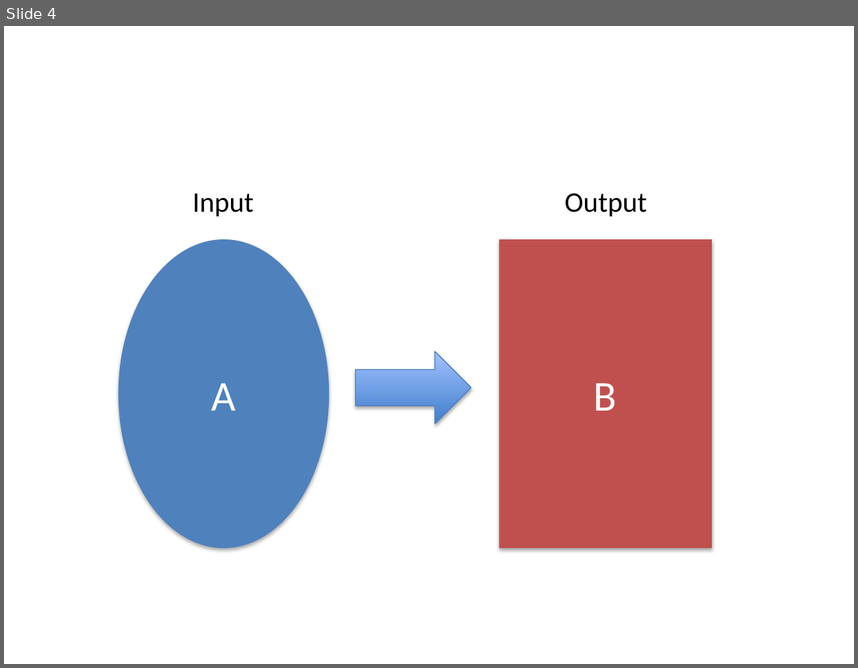
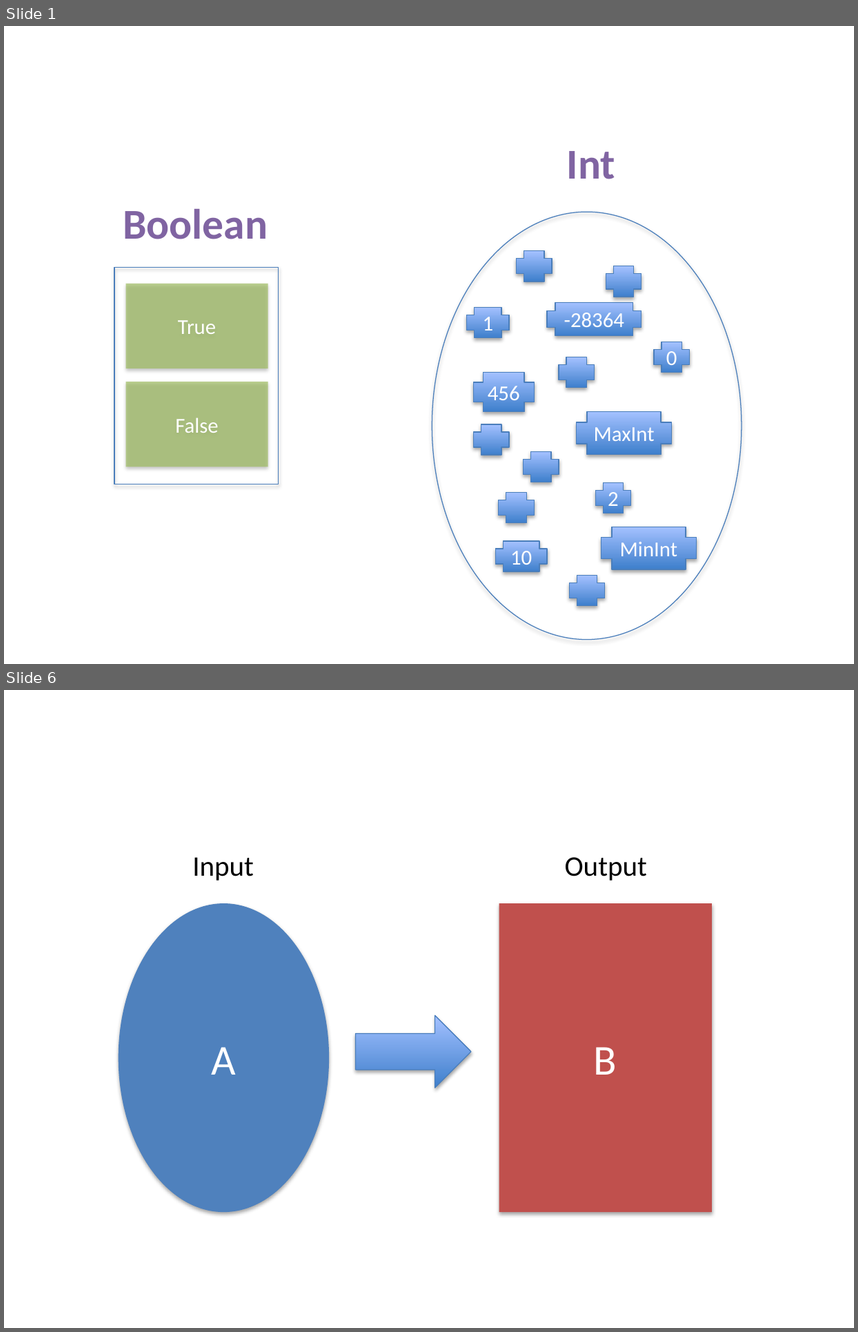
Before and after one commit to fp-tower/foundations, a slide deck: Diagrams.pptx. Shown one above the other, each under a label of ours: slide 4 before the commit, slides 1 and 6 after it; the slides between them are not shown. The pictures are 858x668 and 858x1332 pixels, drawn with LibreOffice and Linux fonts; fonts in the diff are those of the drawing. Boxes give left, top, right and bottom in pixels: in the first picture for what was removed or moved away, otherwise in the second. Text is boxed around its words. In the diff, an @@ line names an element or a change of style, - is before the commit and + after.

```diff
--- a/Diagrams.pptx
+++ b/Diagrams.pptx
@@ slide 1 added at [4,26,854,664], background #FFFFFF @@
@@ text added at [567,151,615,179], 36 pt, text #8064A2, bold @@
+Int
@@ text added at [123,209,268,239], 36 pt, text #8064A2, bold @@
+Boolean
@@ ellipse added at [432,212,742,640], outline #4B7EBC 0.75 pt @@
@@ plus added at [517,250,553,281], fill gradient #3F80CE to #A4C4FF, outline #4B7EBC 0.75 pt @@
@@ rectangle added at [114,267,279,484], outline #4B7EBC 0.75 pt @@
@@ plus added at [606,265,642,296], fill gradient #3F80CE to #A4C4FF, outline #4B7EBC 0.75 pt @@
@@ rectangle added at [125,283,268,368], fill #9BBB59 at 65% opacity, 18 pt, text #FFFFFF @@
+True
@@ plus added at [466,308,509,338], fill gradient #3F80CE to #A4C4FF, outline #4B7EBC 0.75 pt, 18 pt, text #FFFFFF @@
+1
@@ plus added at [547,302,642,335], fill gradient #3F80CE to #A4C4FF, outline #4B7EBC 0.75 pt, 18 pt, text #FFFFFF @@
+-28364
@@ plus added at [559,357,595,388], fill gradient #3F80CE to #A4C4FF, outline #4B7EBC 0.75 pt @@
@@ plus added at [654,341,690,372], fill gradient #3F80CE to #A4C4FF, outline #4B7EBC 0.75 pt, 18 pt, text #FFFFFF @@
+0
@@ plus added at [473,372,534,411], fill gradient #3F80CE to #A4C4FF, outline #4B7EBC 0.75 pt, 18 pt, text #FFFFFF @@
+456
@@ rectangle added at [125,381,268,466], fill #9BBB59 at 65% opacity, 18 pt, text #FFFFFF @@
+False
@@ plus added at [576,411,671,454], fill gradient #3F80CE to #A4C4FF, outline #4B7EBC 0.75 pt, 18 pt, text #FFFFFF @@
+MaxInt
@@ plus added at [474,424,510,454], fill gradient #3F80CE to #A4C4FF, outline #4B7EBC 0.75 pt @@
@@ plus added at [524,451,559,481], fill gradient #3F80CE to #A4C4FF, outline #4B7EBC 0.75 pt @@
@@ plus added at [499,492,535,522], fill gradient #3F80CE to #A4C4FF, outline #4B7EBC 0.75 pt @@
@@ plus added at [595,483,631,513], fill gradient #3F80CE to #A4C4FF, outline #4B7EBC 0.75 pt, 18 pt, text #FFFFFF @@
+2
@@ plus added at [495,541,547,572], fill gradient #3F80CE to #A4C4FF, outline #4B7EBC 0.75 pt, 18 pt, text #FFFFFF @@
+10
@@ plus added at [602,527,697,569], fill gradient #3F80CE to #A4C4FF, outline #4B7EBC 0.75 pt, 18 pt, text #FFFFFF @@
+MinInt
@@ plus added at [569,575,605,606], fill gradient #3F80CE to #A4C4FF, outline #4B7EBC 0.75 pt @@
@@ what was slide 4 is now slide 6 @@
```
Also in this commit, not shown: 6 slides changed, 15 other slides added, 1 other file.
